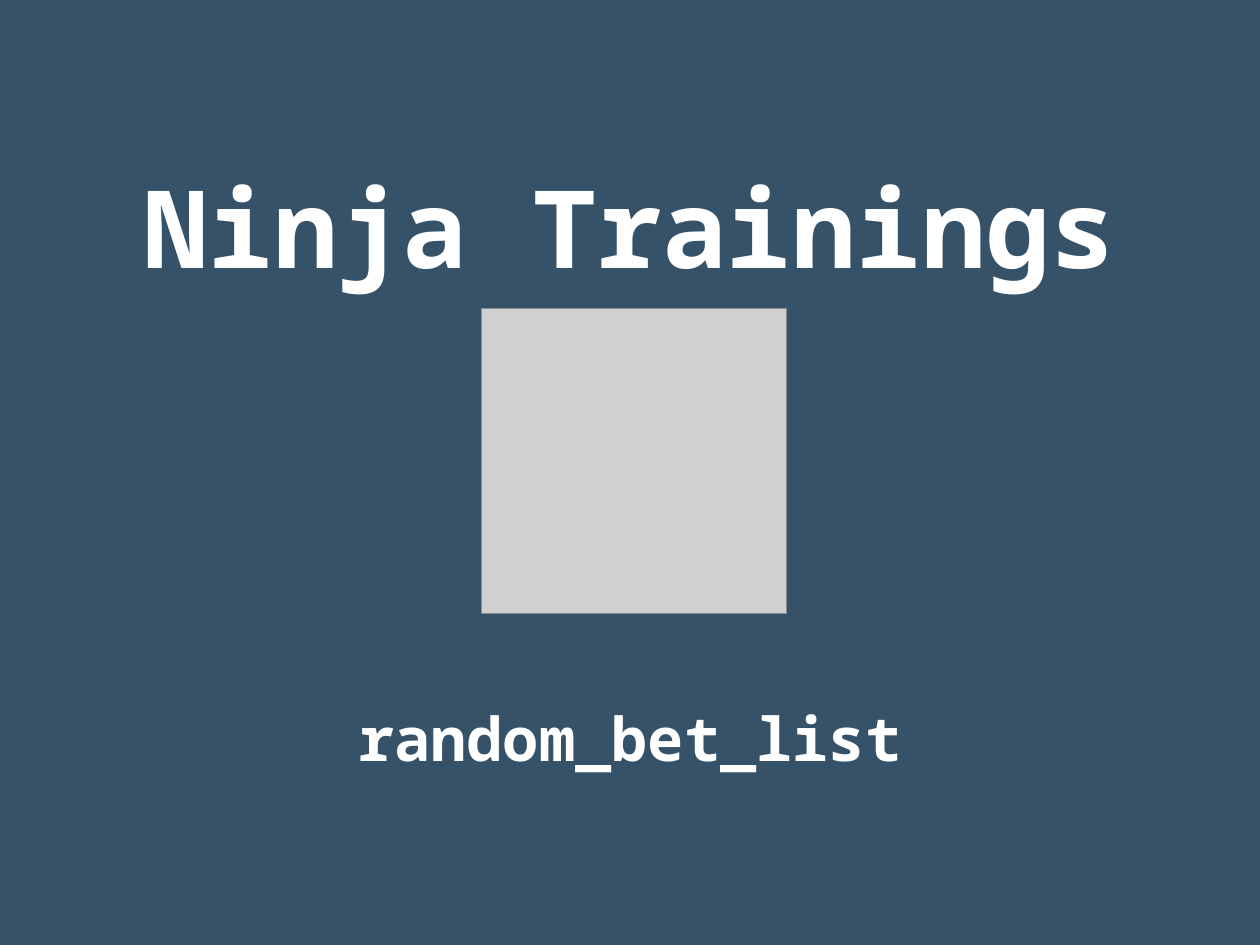
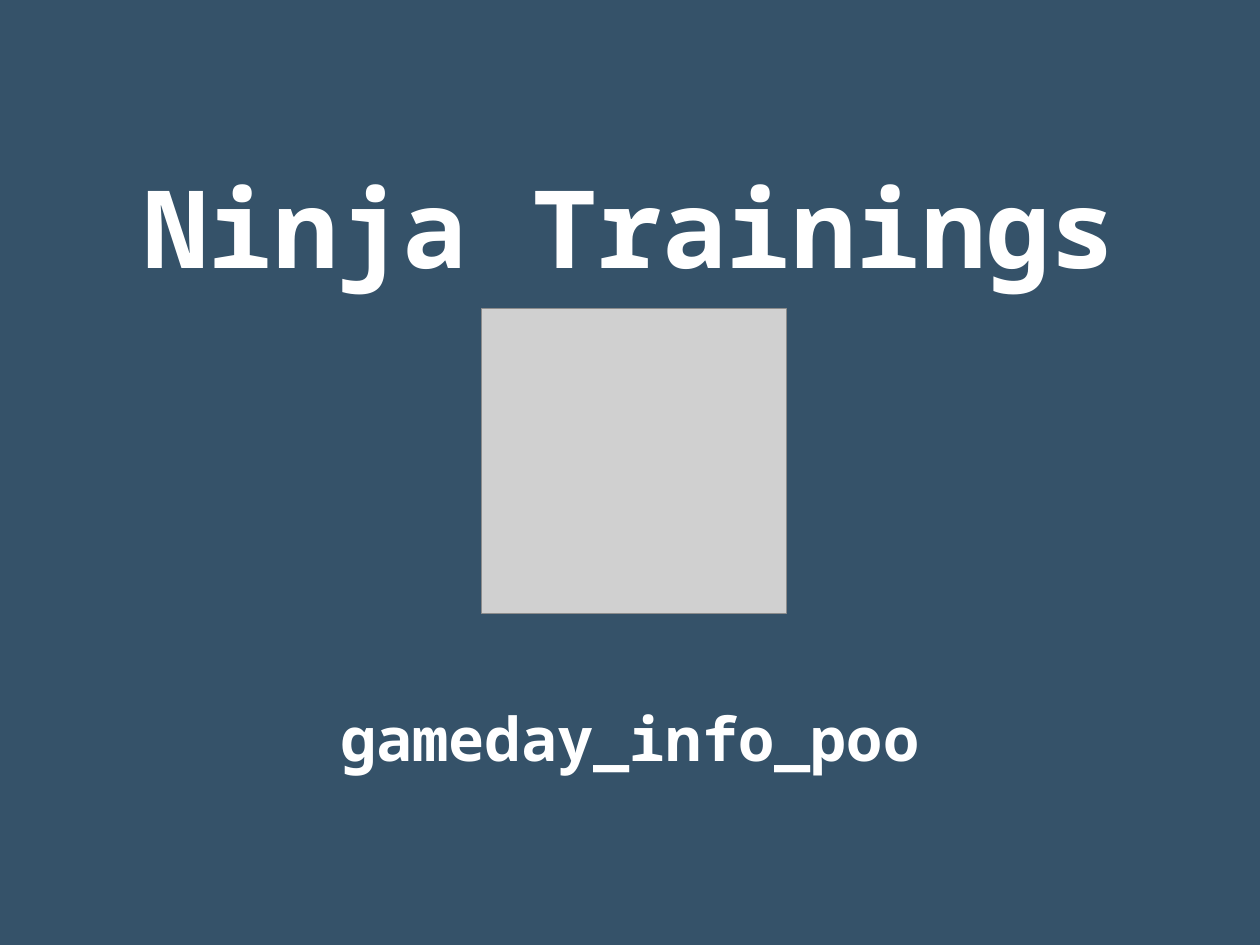
Before and after one commit to rgmf/dwes, a slide deck: slide 11 of unidades/05_poo_en_python/presentacion/01_poo.odp. Drawn at 1260x945 pixels with LibreOffice and Linux fonts; fonts in the diff are those of the drawing; grey boxes stand for pictures. Boxes give left, top, right and bottom in pixels: in the first picture for what was removed or moved away, otherwise in the second. Text is boxed around its words. In the diff, an @@ line names an element or a change of style, - is before the commit and + after.

```diff
--- a/unidades/05_poo_en_python/presentacion/01_poo.odp
+++ b/unidades/05_poo_en_python/presentacion/01_poo.odp
@@ subtitle at [340,714,919,776]: text changed @@
-random_bet_list
+gameday_info_poo
```
Also in this commit, not shown: 5 other files.
